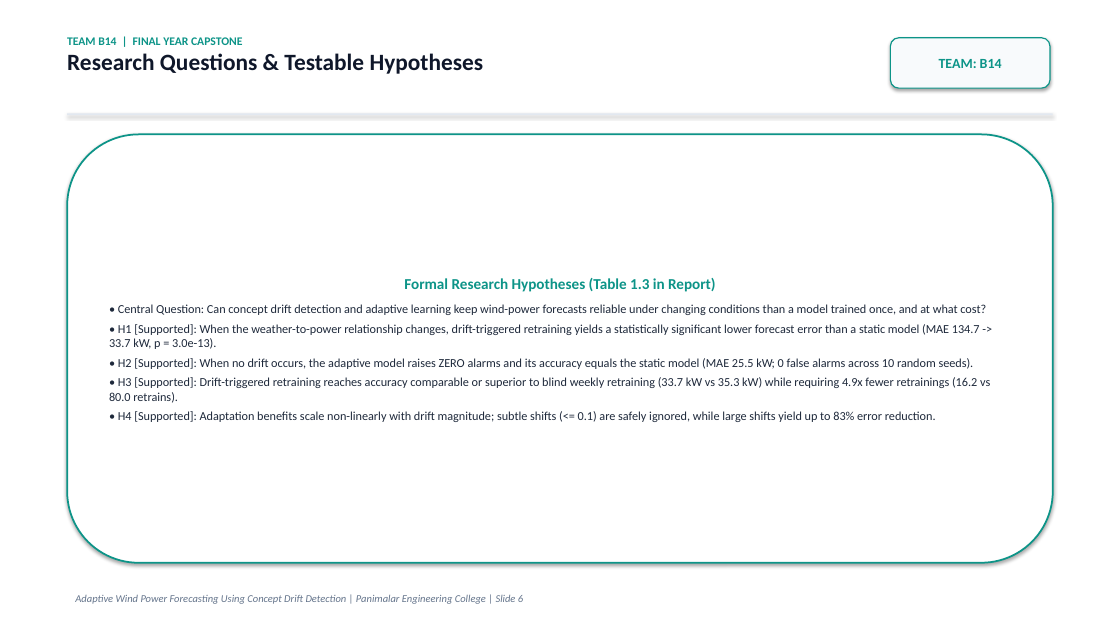
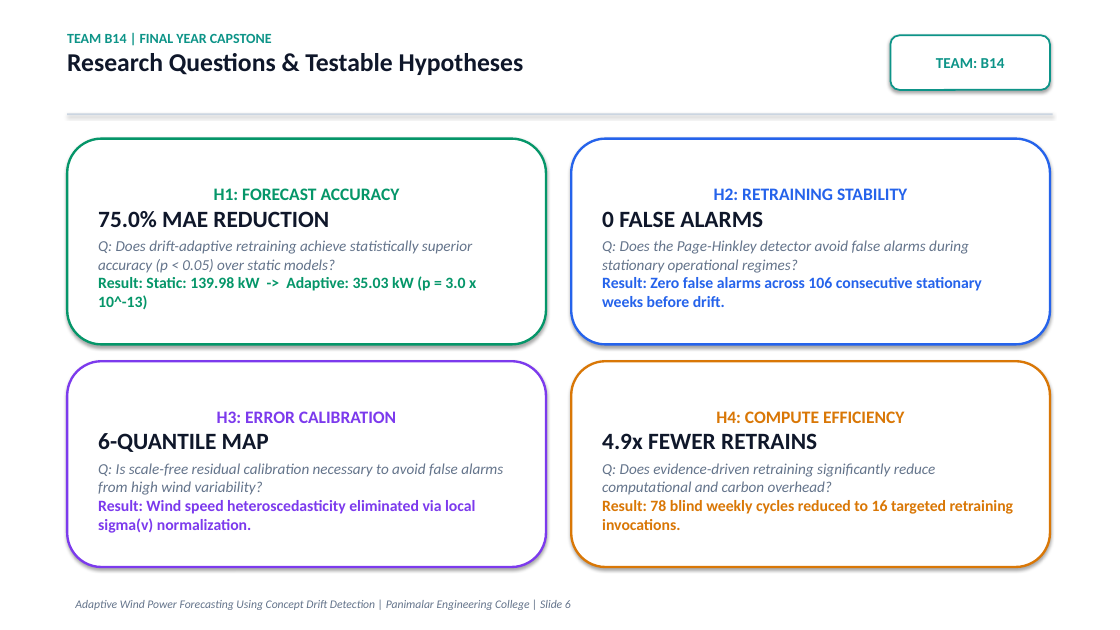
Before and after one commit to thanyab09/Adaptive_Wind_Power_Forecasting_Using_Concept_Drift, a slide deck: slide 6 of reports/Adaptive_Wind_Power_Forecasting_Team_B14.pptx. Drawn at 1120x630 pixels with LibreOffice and Linux fonts; fonts in the diff are those of the drawing. Boxes give left, top, right and bottom in pixels: in the first picture for what was removed or moved away, otherwise in the second. Text is boxed around its words. In the diff, an @@ line names an element or a change of style, - is before the commit and + after.

Commit message:
feat: visual-first final-year presentation deck with large fonts, data charts, and minimal theory for Team B14

```diff
--- a/reports/Adaptive_Wind_Power_Forecasting_Team_B14.pptx
+++ b/reports/Adaptive_Wind_Power_Forecasting_Team_B14.pptx
@@ text "TEAM B14 | FINAL YEAR ..." at (67,34,524,75): size 10 to 12 pt in "TEAM B14 | FINAL YEAR CAPSTONE"; size 20 to 22 pt in "Research Questions & Testable Hypotheses" @@
@@ rounded rectangle "TEAM: B14" at (891,35,1050,90): size 12 to 13 pt; fill #F8FAFC to #FFFFFF; outline #0D9488 1 pt to #0D9488 1.5 pt @@
@@ rectangle at (67,113,1053,115): fill #E2E8F0 to #CBD5E1 @@
@@ rounded rectangle removed at (67,134,1053,563) @@
-Formal Research Hypotheses (Table 1.3 in Report)
-• Central Question: Can concept drift detection and adaptive learning keep wind-power forecasts reliable under changing conditions than a model trained once, and at what cost?
-• H1 [Supported]: When the weather-to-power relationship changes, drift-triggered retraining yields a statistically significant lower forecast error than a static model (MAE 134.7 -> 33.7 kW, p = 3.0e-13).
-• H2 [Supported]: When no drift occurs, the adaptive model raises ZERO alarms and its accuracy equals the static model (MAE 25.5 kW; 0 false alarms across 10 random seeds).
-• H3 [Supported]: Drift-triggered retraining reaches accuracy comparable or superior to blind weekly retraining (33.7 kW vs 35.3 kW) while requiring 4.9x fewer retrainings (16.2 vs 80.0 retrains).
-• H4 [Supported]: Adaptation benefits scale non-linearly with drift magnitude; subtle shifts (<= 0.1) are safely ignored, while large shifts yield up to 83% error reduction.
@@ rounded rectangle added at (67,139,546,344), fill #FFFFFF, outline #059669 2 pt, 13 pt, text #64748B, italic @@
+H1: FORECAST ACCURACY
+75.0% MAE REDUCTION
+Q: Does drift-adaptive retraining achieve statistically superior accuracy (p < 0.05) over static models?
+Result: Static: 139.98 kW -> Adaptive: 35.03 kW (p = 3.0 x 10^-13)
@@ rounded rectangle added at (571,139,1050,344), fill #FFFFFF, outline #2563EB 2 pt, 13 pt, text #2563EB, bold @@
+H2: RETRAINING STABILITY
+0 FALSE ALARMS
+Q: Does the Page-Hinkley detector avoid false alarms during stationary operational regimes?
+Result: Zero false alarms across 106 consecutive stationary weeks before drift.
@@ rounded rectangle added at (67,361,546,567), fill #FFFFFF, outline #7C3AED 2 pt, 13 pt, text #7C3AED, bold @@
+H3: ERROR CALIBRATION
+6-QUANTILE MAP
+Q: Is scale-free residual calibration necessary to avoid false alarms from high wind variability?
+Result: Wind speed heteroscedasticity eliminated via local sigma(v) normalization.
@@ rounded rectangle added at (571,361,1050,567), fill #FFFFFF, outline #D97706 2 pt, 13 pt, text #D97706, bold @@
+H4: COMPUTE EFFICIENCY
+4.9x FEWER RETRAINS
+Q: Does evidence-driven retraining significantly reduce computational and carbon overhead?
+Result: 78 blind weekly cycles reduced to 16 targeted retraining invocations.
@@ text "Adaptive Wind Power Forecasting Using ..." at (75,600,571,610): size 9 to 10 pt @@
```
Also in this commit, not shown: 18 other slides changed, 1 slide added, 1 slide removed, 14 other files.
